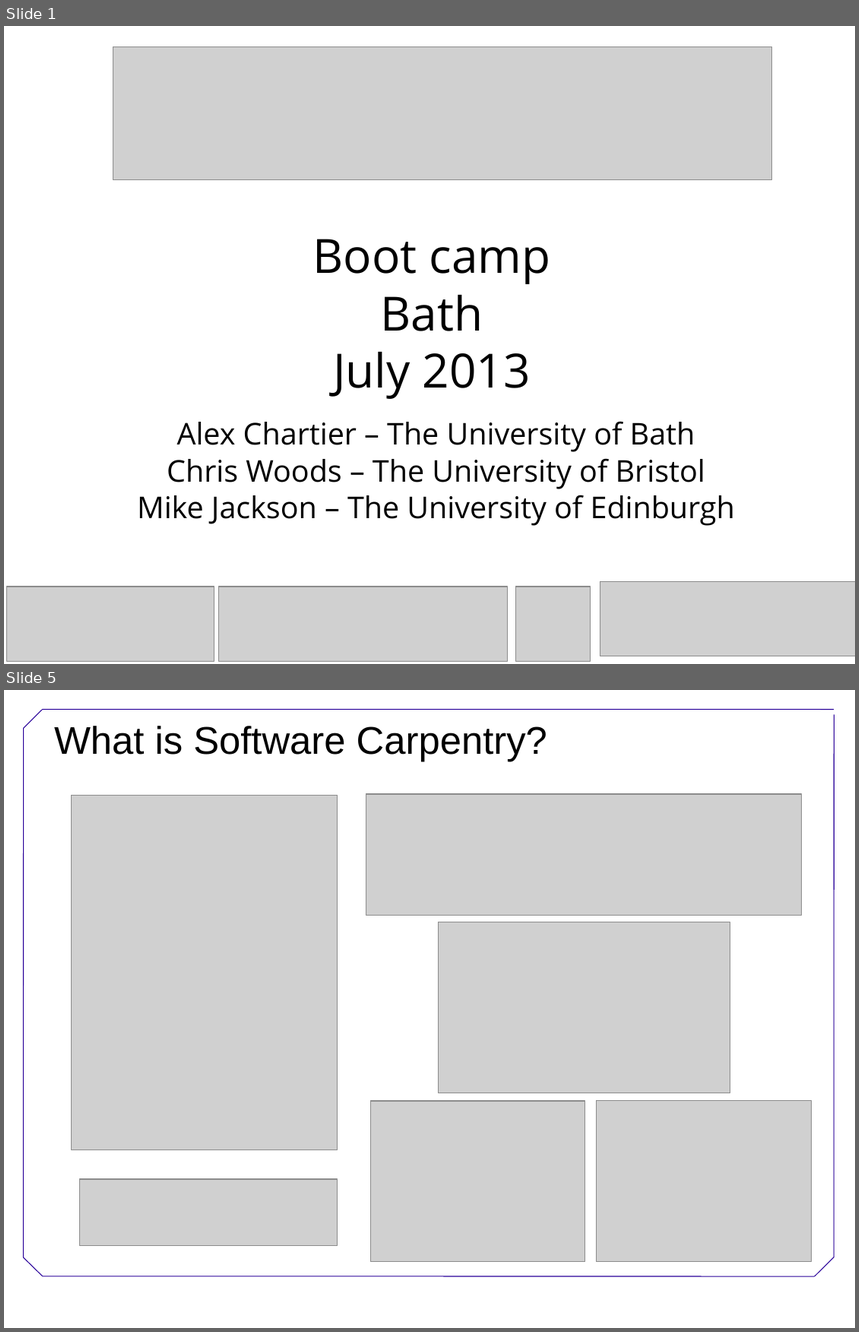
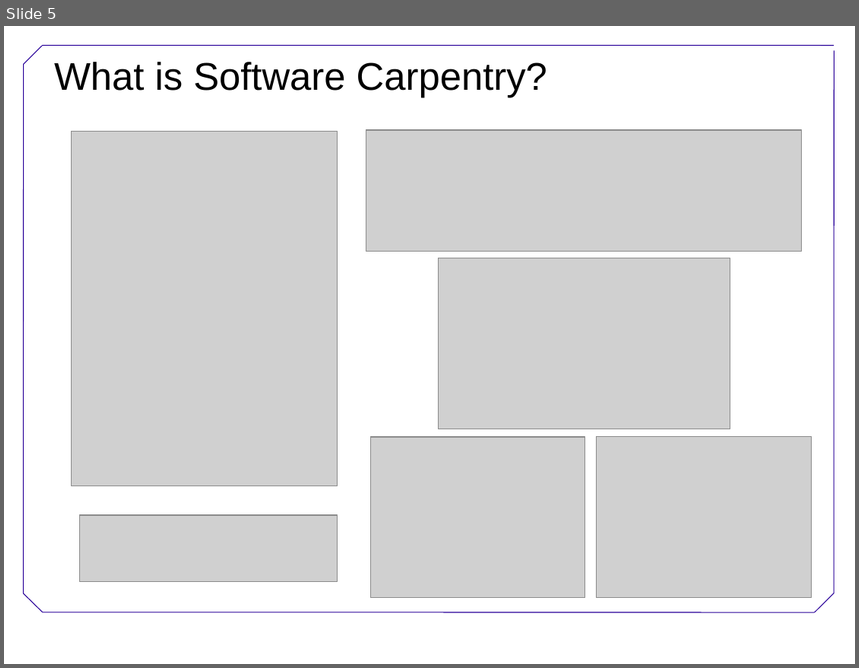
Before and after one commit to swcarpentry/DEPRECATED-boot-camps, a slide deck: Welcome.ppt. Shown one above the other, each under a label of ours: slides 1 and 5 before the commit, slide 5 after it; the slides between them are not shown. The pictures are 859x1332 and 859x668 pixels, drawn with LibreOffice and Linux fonts; fonts in the diff are those of the drawing; grey boxes stand for pictures; background and template pictures are left out. Boxes give left, top, right and bottom in pixels: in the first picture for what was removed or moved away, otherwise in the second. Text is boxed around its words. In the diff, an @@ line names an element or a change of style, - is before the commit and + after.

```diff
--- a/Welcome.ppt
+++ b/Welcome.ppt
@@ slide 1 removed at (4,26,855,664), background #FFFFFF @@
@@ picture removed at (113,47,772,180) @@
@@ text removed at (313,239,551,399) @@
-Boot camp
-Bath
-July 2013
@@ text removed at (137,421,735,526) @@
-Alex Chartier – The University of Bath
-Chris Woods – The University of Bristol
-Mike Jackson – The University of Edinburgh
@@ picture removed at (7,587,215,661) @@
@@ picture removed at (219,587,508,661) @@
@@ picture removed at (516,587,590,661) @@
@@ picture removed at (601,582,855,656) @@
```
Also in this commit, not shown: 5 slides changed, 1 slide added.
